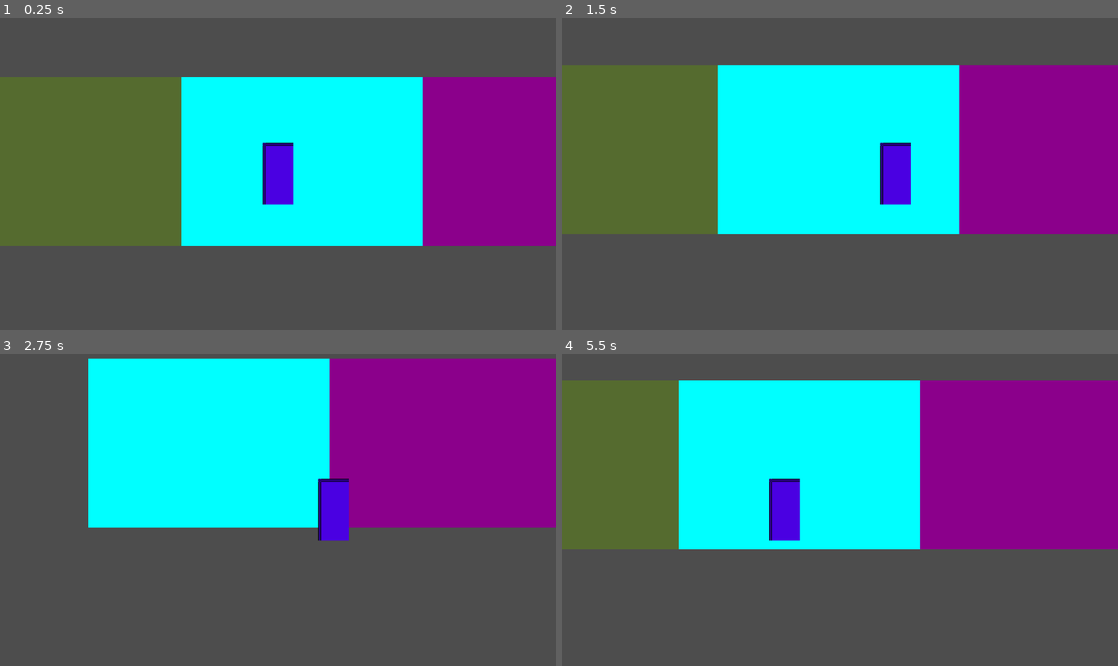
Above: before the commit, frames 1-4 (two rows, left to right).
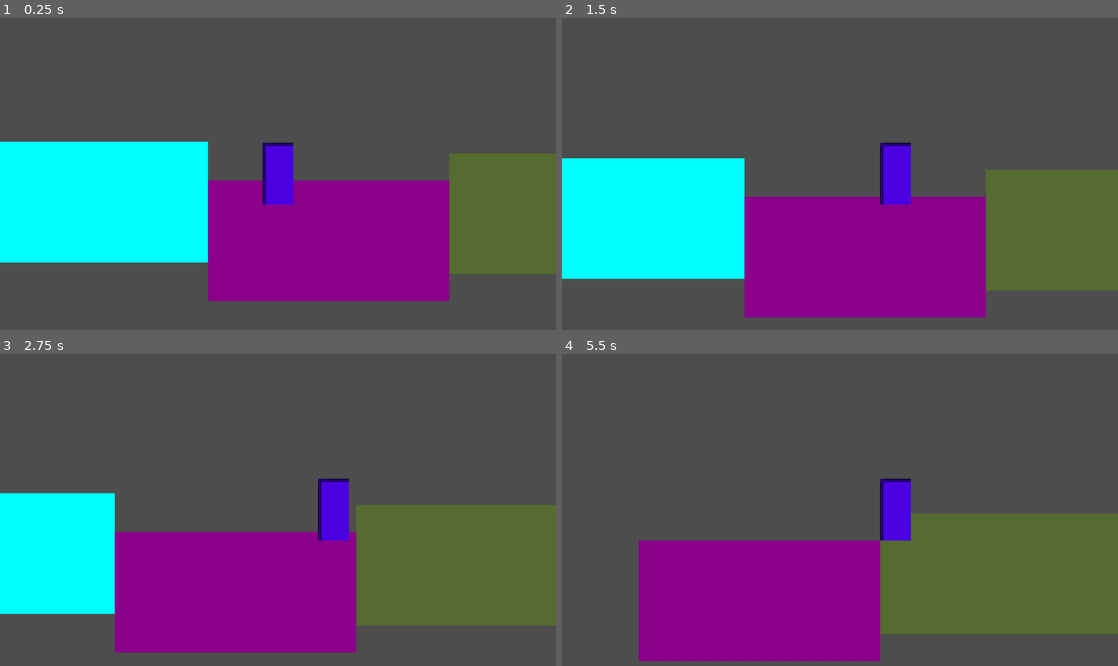
Above: after the commit, the same moments.

Repository: wmichelin/sideskate
Game: Godot game, scene res://scenes/Level_1.tscn
The game is run twice, just before and just after one commit, with the same random seed, the same clock (stepped at 60 frames per second) and the same inputs. Before the commit the project starts from res://scenes/Main.tscn.
Inputs:
- Up to frame 1 (0.25 s): no input
- Up to frame 2 (1.5 s): tap Enter at 0.5 s; hold D (right) 0.53-1.28 s; tap Space (jump) at 0.77 s; hold S (down) from 1.28 s (still down)
- Up to frame 3 (2.75 s): tap Space (jump) at 1.52 s; release S (down) at 2.03 s; hold D (right) from 2.03 s (still down)
- Up to frame 4 (5.5 s): release D (right) at 2.78 s; hold W (up) 2.78-3.53 s; tap Space (jump) at 3.02, 3.77, 4.52 s; hold A (left) 3.53-5.03 s; hold S (down) from 5.03 s (still down)

The runs differ from the first frame. In frame 1, 62% of the frame differs, in the area x 0-100%, y 18-91%; in frame 2, 72%; in frame 3, 80%; in frame 4, 81%, in the area x 0-100%, y 8-99%.

Commit message:
High quality check-in. Auto-tiling slightly broken but collision detection and groundsection dynamism in a great spot.

Diff:
--- a/project.godot
+++ b/project.godot
@@ -11,7 +11,7 @@
 [application]
 
 config/name="Sideskate"
-run/main_scene="res://scenes/Main.tscn"
+run/main_scene="res://scenes/Level_1.tscn"
 config/features=PackedStringArray("4.4", "Forward Plus")
 config/icon="res://assets/icon.svg"
 
--- a/scenes/GroundSection.tscn
+++ b/scenes/GroundSection.tscn
@@ -15,6 +15,6 @@
 
 [node name="AreaDetector" type="Area2D" parent="."]
 
-[node name="CollisionShape2D" type="CollisionShape2D" parent="AreaDetector"]
+[node name="AreaCollisionShape2D" type="CollisionShape2D" parent="AreaDetector"]
 position = Vector2(250, 125)
 shape = SubResource("RectangleShape2D_1")
--- a/scenes/Level_1.tscn
+++ b/scenes/Level_1.tscn
@@ -17,10 +17,10 @@
 script = ExtResource("3_0bbpv")
 
 [node name="GroundSection" parent="GroundController" instance=ExtResource("4_ground")]
-position = Vector2(-58, 201)
+position = Vector2(-58, 270)
 
 [node name="GroundSection2" parent="GroundController" instance=ExtResource("4_ground")]
 position = Vector2(442, 350)
 
 [node name="GroundSection3" parent="GroundController" instance=ExtResource("4_ground")]
-position = Vector2(942, 227)
+position = Vector2(942, 294)
--- a/scenes/Main.tscn
+++ b/scenes/Main.tscn
@@ -11,7 +11,7 @@
 script = ExtResource("1_rarhs")
 
 [node name="Player" parent="LevelArea" groups=["Characters", "Players"] instance=ExtResource("1_rvslj")]
-position = Vector2(200, 200)
+position = Vector2(200, 147)
 motion_mode = 1
 
 [node name="GroundController" type="Node2D" parent="LevelArea"]
--- a/scripts/DepthBoundedCharacter.gd
+++ b/scripts/DepthBoundedCharacter.gd
@@ -4,14 +4,30 @@
 
 @export var default_min_depth: float = 50.0
 @export var default_max_depth: float = 400.0
+@export var default_min_x: float = -1000.0
+@export var default_max_x: float = 1000.0
 
 var min_depth: float
 var max_depth: float
+var min_x: float
+var max_x: float
 
 func _ready():
 	min_depth = default_min_depth
 	max_depth = default_max_depth
+	min_x = default_min_x
+	max_x = default_max_x
 
 func set_depth_bounds(min_val: float, max_val: float) -> void:
 	min_depth = min_val
 	max_depth = max_val
+
+func set_horizontal_bounds(min_val: float, max_val: float) -> void:
+	min_x = min_val
+	max_x = max_val
+
+func set_bounds(min_depth_val: float, max_depth_val: float, min_x_val: float, max_x_val: float) -> void:
+	min_depth = min_depth_val
+	max_depth = max_depth_val
+	min_x = min_x_val
+	max_x = max_x_val
--- a/scripts/GroundController.gd
+++ b/scripts/GroundController.gd
@@ -1,19 +1,19 @@
 @tool
 
-class_name GroundController extends Node
+class_name GroundController extends Node2D
 
 const DepthBoundedCharacter = preload("res://scripts/DepthBoundedCharacter.gd")
 
-var NUM_GROUND_SECTIONS = 3
-var SECTION_HEIGHT = 350
-var SECTION_WIDTH = 500
+var _FALLBACK_NUM_GROUND_SECTIONS = 3
 var _ground_sections: Array[GroundSection] = []
 var left_idx = 0 # used to calculate left + right offset for infinite floor
 
-# Character tracking for intersection detection
+# Character tracking for collision detection
 var _characters: Array[Node] = []
 var _original_colors: Array[Color] = []  # Store original colors for restoration
 
+# Auto-tiling management - track player's significant movement
+var _player_last_significant_section: int = -1  # Last section where auto-tiling was triggered
 
 # Alternative: find by groups if nodes are added to groups
 func _find_nodes_by_groups():
@@ -29,41 +29,122 @@
 	print("Is Valid: ", is_instance_valid(ground_section))
 
 func _update_ground_sections():
+	# Only update positioning for autotiling - sizes come from scene file
+	_position_sections_for_autotiling()
+
+func _position_sections_for_autotiling():
 	var i = 0
-	print("debug ", "iter ground sections")
+	print("debug ", "positioning sections for autotiling")
 	for ground_section in self._ground_sections:
-		ground_section.set_size(SECTION_WIDTH, SECTION_HEIGHT)
-		ground_section.set_position_x(SECTION_WIDTH * i)
+		var section_width = _get_section_width(ground_section)
+		ground_section.set_position_x(section_width * i)
 		i += 1
 		_debug_print_ground_section(ground_section)
 
+func _get_section_width(ground_section: GroundSection) -> float:
+	if ground_section.background:
+		return ground_section.background.size.x
+	else:
+		return 500.0  # fallback if no background found
 
 func _init() -> void:
-	for i in range(NUM_GROUND_SECTIONS):
-		var ground_section = GroundSection.NewGroundSection(i)
-		self._ground_sections.append(ground_section)
-		# Store original color before adding to scene
-		_original_colors.append(ground_section.color)
-		add_child(ground_section)
-		# Connect to section entry signal
-		ground_section.character_entered_section.connect(_on_character_entered_section)
-
-	self._update_ground_sections()
+	# Try to find existing GroundSections first, create if none found
+	pass
 
 func _ready():
-	#_update_width_live()
+	_find_or_create_ground_sections()
 	_find_nodes_by_groups()
 	_update_ground_sections()
-	# Assign initial depth bounds for characters already inside sections
+	_assign_initial_depth_bounds()
+
+# Find existing GroundSections from scene, or create them if none exist
+func _find_or_create_ground_sections():
+	_ground_sections.clear()
+	_original_colors.clear()
+
+	# First, try to find existing GroundSection nodes in the scene
+	var section_index = 0
+	for child in get_children():
+		if child is GroundSection:
+			# Assign different colors to make sections distinguishable
+			var color_choices = GroundSection.colorChoices
+			child.color = color_choices[section_index % color_choices.size()]
+			if child.background:
+				child.background.color = child.color
+
+			# Update collision shape to match section dimensions and position
+			child.update_collision_shape()
+
+			_ground_sections.append(child)
+			_original_colors.append(child.color)
+			# Connect to section entry/exit signals
+			child.character_entered_section.connect(_on_character_entered_section)
+			child.character_exited_section.connect(_on_character_exited_section)
+			section_index += 1
+
+	# If no GroundSections found, create them
+	if _ground_sections.size() == 0:
+		print("No GroundSections found in scene, creating them...")
+		for i in range(_FALLBACK_NUM_GROUND_SECTIONS):
+			var ground_section = GroundSection.NewGroundSection(i)
+			self._ground_sections.append(ground_section)
+			# Store original color before adding to scene
+			_original_colors.append(ground_section.color)
+			add_child(ground_section)
+			# Connect to section entry/exit signals
+			ground_section.character_entered_section.connect(_on_character_entered_section)
+			ground_section.character_exited_section.connect(_on_character_exited_section)
+	else:
+		print("Found ", _ground_sections.size(), " GroundSections in scene")
+
+# Assign initial depth bounds for characters already inside sections
+func _assign_initial_depth_bounds():
 	for section in _ground_sections:
 		if section.area_detector:
-			var bounds = section.get_vertical_bounds()
 			for body in section.area_detector.get_overlapping_bodies():
 				if body in _characters and body is DepthBoundedCharacter:
-					body.set_depth_bounds(bounds.x, bounds.y)
-	# Verify all references are valid
-	#if not characters:
-		#return
+					_update_character_bounds(body)
+
+func _update_character_bounds(character: DepthBoundedCharacter):
+	# Find all sections this character is currently overlapping
+	var overlapping_sections: Array[GroundSection] = []
+
+	for section in _ground_sections:
+		if section.area_detector and section.area_detector.overlaps_body(character):
+			overlapping_sections.append(section)
+
+	if overlapping_sections.size() == 0:
+		return  # No sections, keep current bounds
+
+	# Calculate combined bounds from all overlapping sections
+	var combined_bounds = _calculate_combined_bounds(overlapping_sections)
+	character.set_bounds(combined_bounds.min_depth, combined_bounds.max_depth, combined_bounds.min_x, combined_bounds.max_x)
+
+func _calculate_combined_bounds(sections: Array[GroundSection]) -> Dictionary:
+	if sections.size() == 0:
+		return {"min_depth": 0, "max_depth": 0, "min_x": 0, "max_x": 0}
+
+	# Start with the first section's bounds
+	var first_bounds = sections[0].get_all_bounds()
+	var min_x = first_bounds.min_x
+	var max_x = first_bounds.max_x
+	var min_depth = first_bounds.min_depth
+	var max_depth = first_bounds.max_depth
+
+	# Expand bounds to include all overlapping sections
+	for i in range(1, sections.size()):
+		var bounds = sections[i].get_all_bounds()
+		min_x = min(min_x, bounds.min_x)
+		max_x = max(max_x, bounds.max_x)
+		min_depth = min(min_depth, bounds.min_depth)
+		max_depth = max(max_depth, bounds.max_depth)
+
+	return {
+		"min_x": min_x,
+		"max_x": max_x,
+		"min_depth": min_depth,
+		"max_depth": max_depth
+	}
 
 func _on_character_entered_section(section: GroundSection, character: Node2D):
 	var section_index = _ground_sections.find(section)
@@ -74,18 +155,34 @@
 	print("Character entered section ", section_index)
 
 	if character is DepthBoundedCharacter:
-		var bounds = section.get_vertical_bounds()
-		character.set_depth_bounds(bounds.x, bounds.y)
-
-	# Check if player entered leftmost section (index 0)
-	if section_index == 0:
+		_update_character_bounds(character)
+
+	# Only trigger auto-tiling if player has moved significantly since last auto-tile
+	# This prevents rapid triggering from boundary dancing
+	var should_autotile = _player_last_significant_section != section_index
+
+	# Check if player entered leftmost section (index 0) and should trigger auto-tiling
+	if section_index == 0 and should_autotile:
 		print("Player in leftmost section - moving rightmost section to left")
-		_move_rightmost_section_to_left()
-
-	# Check if player entered rightmost section (last index)
-	elif section_index == NUM_GROUND_SECTIONS - 1:
+		_player_last_significant_section = section_index
+		# Defer the operation to next frame to avoid lag
+		call_deferred("_move_rightmost_section_to_left")
+
+	# Check if player entered rightmost section (last index) and should trigger auto-tiling
+	elif section_index == _ground_sections.size() - 1 and should_autotile:
 		print("Player in rightmost section - moving leftmost section to right")
-		_move_leftmost_section_to_right()
+		_player_last_significant_section = section_index
+		# Defer the operation to next frame to avoid lag
+		call_deferred("_move_leftmost_section_to_right")
+
+	# Reset tracking when player moves to middle sections (allows future auto-tiling)
+	elif section_index > 0 and section_index < _ground_sections.size() - 1:
+		_player_last_significant_section = -1
+
+func _on_character_exited_section(section: GroundSection, character: Node2D):
+	print("Character exited section: ", section.name)
+	if character is DepthBoundedCharacter:
+		_update_character_bounds(character)
 
 func _move_rightmost_section_to_left():
 	_move_section_to_opposite_side(false)
@@ -94,18 +191,21 @@
 	_move_section_to_opposite_side(true)
 
 func _move_section_to_opposite_side(move_left_to_right: bool):
+	if _ground_sections.size() == 0:
+		return
+
 	var source_section: GroundSection
 	var target_section: GroundSection
 	var position_offset: float
 
 	if move_left_to_right:
 		source_section = _ground_sections[0]
-		target_section = _ground_sections[NUM_GROUND_SECTIONS - 1]
-		position_offset = SECTION_WIDTH
-	else:
-		source_section = _ground_sections[NUM_GROUND_SECTIONS - 1]
+		target_section = _ground_sections[_ground_sections.size() - 1]
+		position_offset = _get_section_width(target_section)
+	else:
+		source_section = _ground_sections[_ground_sections.size() - 1]
 		target_section = _ground_sections[0]
-		position_offset = -SECTION_WIDTH
+		position_offset = -_get_section_width(source_section)
 
 	# Position the source section next to the target section
 	source_section.position.x = target_section.position.x + position_offset
--- a/scripts/GroundSection.gd
+++ b/scripts/GroundSection.gd
@@ -1,13 +1,14 @@
 extends Node2D
 class_name GroundSection
 
-# Signal emitted when a character enters this section
+# Signals emitted when a character enters/exits this section
 signal character_entered_section(section: GroundSection, character: Node2D)
+signal character_exited_section(section: GroundSection, character: Node2D)
 
 # Scene references
 @onready var background: ColorRect = $Background
 @onready var area_detector: Area2D = $AreaDetector
-@onready var collision_shape: CollisionShape2D = $AreaDetector/CollisionShape2D
+@onready var collision_shape: CollisionShape2D = $AreaDetector/AreaCollisionShape2D
 var color = Color.DEEP_PINK
 var section_height: float = 0.0
 
@@ -15,6 +16,21 @@
 		var top_y = global_position.y
 		var bottom_y = global_position.y + section_height
 		return Vector2(top_y, bottom_y)
+
+func get_horizontal_bounds() -> Vector2:
+		var left_x = global_position.x
+		var right_x = global_position.x + (background.size.x if background else 500.0)
+		return Vector2(left_x, right_x)
+
+func get_all_bounds() -> Dictionary:
+		var v_bounds = get_vertical_bounds()
+		var h_bounds = get_horizontal_bounds()
+		return {
+			"min_depth": v_bounds.x,
+			"max_depth": v_bounds.y,
+			"min_x": h_bounds.x,
+			"max_x": h_bounds.y
+		}
 
 static func NewGroundSection(idx: int) -> GroundSection:
 	var scene = preload("res://scenes/GroundSection.tscn")
@@ -28,15 +44,23 @@
 		background.size.x = width
 		background.size.y = height
 	if collision_shape and collision_shape.shape:
-	# Make collision area span full viewport height for X-only detection
-		var viewport_height = get_viewport().get_visible_rect().size.y
-		collision_shape.shape.size = Vector2(width, viewport_height * 2)
-		collision_shape.position = Vector2(width / 2, 0)
+		# Set area detection collision area to match the background size and position
+		collision_shape.shape.size = Vector2(width, height)
+		collision_shape.position = Vector2(width / 2, height / 2)
 	return self
 
 func set_position_x(pos_x: int) -> GroundSection:
 	position.x = pos_x
 	return self
+
+func update_collision_shape():
+	# Update collision shape to match current background dimensions
+	if background:
+		var width = background.size.x
+		var height = background.size.y
+		if collision_shape and collision_shape.shape:
+			collision_shape.shape.size = Vector2(width, height)
+			collision_shape.position = Vector2(width / 2, height / 2)
 
 func _ready():
 		# Set initial color
@@ -59,6 +83,8 @@
 	print("Character exited: ", body.name)
 	if body.is_in_group("Characters") and background:
 		background.color = self.color
+		# Emit signal so GroundController can update bounds
+		character_exited_section.emit(self, body)
 
 static var colorChoices: Array[Color] = [
 	Color.CYAN,
--- a/scripts/Player.gd
+++ b/scripts/Player.gd
@@ -15,6 +15,7 @@
 var jump_speed: float = 0.0  # Current jump velocity
 # Camera reference
 @onready var camera: Camera2D = $Camera2D
+@onready var collision_shape: CollisionShape2D = $CollisionShape2D
 
 signal jumped()
 
@@ -22,6 +23,7 @@
 		super()
 		# Set initial depth position
 		depth_position = position.y
+
 
 func _physics_process(delta):
 	# Handle jumping input
@@ -49,12 +51,9 @@
 	else:
 		velocity.x = move_toward(velocity.x, 0, move_speed * delta * 5)
 
-		# Depth movement (simulated via Y position)
-		if depth_input != 0:
-				depth_position += depth_input * depth_speed * delta
-
-		# Clamp depth to current ground bounds
-		depth_position = clamp(depth_position, min_depth, max_depth)
+	# Depth movement (simulated via Y position)
+	if depth_input != 0:
+		depth_position += depth_input * depth_speed * delta
 
 	# Update actual position
 	var y_pos = depth_position - fake_y
@@ -63,5 +62,26 @@
 	# Move horizontally
 	move_and_slide()
 
+	# Get collision shape bounds in world space
+	var shape_size = collision_shape.shape.size * scale
+	var shape_global_pos = global_position + collision_shape.position * scale
+
+	# Calculate collision shape boundaries
+	var collision_left = shape_global_pos.x - shape_size.x / 2
+	var collision_right = shape_global_pos.x + shape_size.x / 2
+	var collision_top = shape_global_pos.y - shape_size.y / 2
+	var collision_bottom = shape_global_pos.y + shape_size.y / 2
+
+	# Strict boundary enforcement - collision shape cannot extend beyond bounds
+	if collision_left < min_x:
+		position.x = min_x + shape_size.x / 2 - collision_shape.position.x * scale.x
+	elif collision_right > max_x:
+		position.x = max_x - shape_size.x / 2 - collision_shape.position.x * scale.x
+
+	if collision_top < min_depth:
+		depth_position = min_depth + shape_size.y / 2 - collision_shape.position.y * scale.y
+	elif collision_bottom > max_depth:
+		depth_position = max_depth - shape_size.y / 2 - collision_shape.position.y * scale.y
+
 	# Update visual depth sorting (objects lower on screen appear in front)
 	z_index = int(depth_position)
Not shown: 1 places in scenes/Main.tscn that only renumber resources
